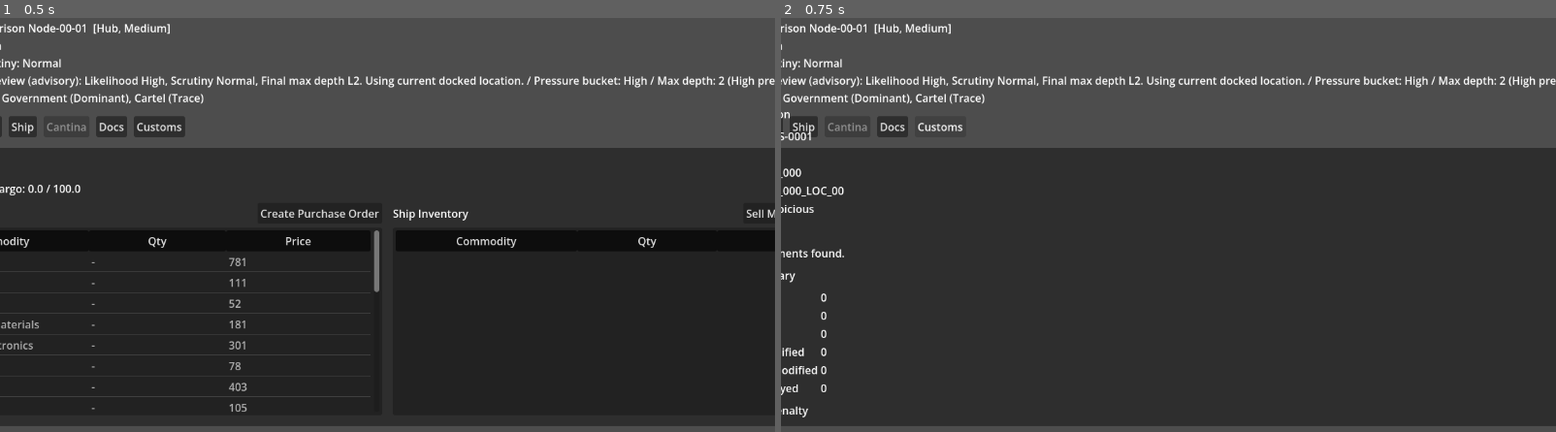
Above: before the commit, frames 1-2 (left to right).
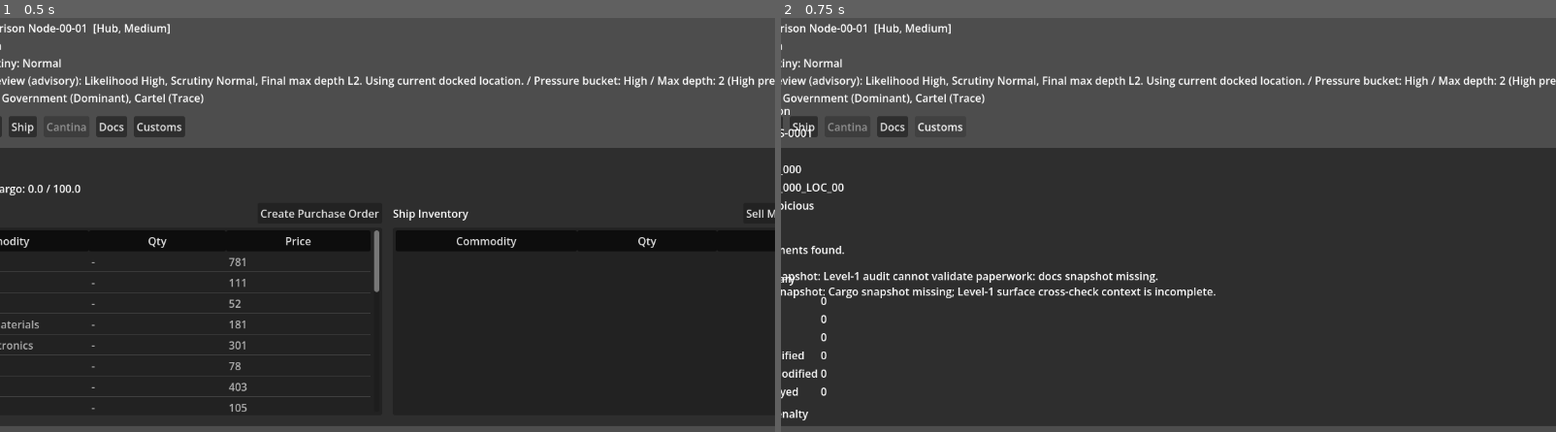
Above: after the commit, the same moments.

Repository: DKyd/Tiny-Cormorant
Game: Godot game, scene res://scenes/Port.tscn
Same seed, same stepped clock (60 frames per second), same inputs: the game is played once before the commit and once after it. This scene is started directly instead of the project's main scene.
Inputs:
- Up to frame 1 (0.5 s): no input
- Up to frame 2 (0.75 s): click "Customs" at 0.5 s

Frame 1 is identical in both runs. In frame 2, 1.9% of the frame differs, in the area x 0-57%, y 21-98%.

Commit message:
issue-0108: Surface Level 1 audit UI readout

Diff:
--- a/scenes/ui/CustomsInspectionPanel.tscn
+++ b/scenes/ui/CustomsInspectionPanel.tscn
@@ -1,6 +1,7 @@
-[gd_scene load_steps=2 format=3 uid="uid://c5g3h3k2x6w0l"]
+[gd_scene load_steps=3 format=3 uid="uid://c5g3h3k2x6w0l"]
 
 [ext_resource type="Script" path="res://scripts/ui/CustomsInspectionPanel.gd" id="1_2c5ux"]
+[ext_resource type="PackedScene" path="res://scenes/ui/SurfaceAuditPanel.tscn" id="2_surface"]
 
 [node name="CustomsInspectionPanel" type="Control"]
 layout_mode = 3
@@ -84,6 +85,9 @@
 fit_content = true
 text = "None"
 
+[node name="SurfaceAuditPanel" parent="MarginContainer/VBoxContainer" instance=ExtResource("2_surface")]
+layout_mode = 2
+
 [node name="DocSummaryLabel" type="Label" parent="MarginContainer/VBoxContainer"]
 layout_mode = 2
 text = "Document Summary"
--- /dev/null
+++ b/scenes/ui/SurfaceAuditPanel.tscn
@@ -0,0 +1,41 @@
+[gd_scene load_steps=2 format=3]
+
+[ext_resource type="Script" path="res://scripts/ui/SurfaceAuditPanel.gd" id="1_saudit"]
+
+[node name="SurfaceAuditPanel" type="Control"]
+layout_mode = 3
+anchors_preset = 15
+anchor_right = 1.0
+anchor_bottom = 1.0
+grow_horizontal = 2
+grow_vertical = 2
+script = ExtResource("1_saudit")
+
+[node name="MarginContainer" type="MarginContainer" parent="."]
+layout_mode = 1
+anchors_preset = 15
+anchor_right = 1.0
+anchor_bottom = 1.0
+grow_horizontal = 2
+grow_vertical = 2
+theme_override_constants/margin_left = 4
+theme_override_constants/margin_top = 4
+theme_override_constants/margin_right = 4
+theme_override_constants/margin_bottom = 4
+
+[node name="VBoxContainer" type="VBoxContainer" parent="MarginContainer"]
+layout_mode = 2
+theme_override_constants/separation = 6
+
+[node name="TitleLabel" type="Label" parent="MarginContainer/VBoxContainer"]
+layout_mode = 2
+text = "Surface Audit"
+
+[node name="StatusValue" type="Label" parent="MarginContainer/VBoxContainer"]
+layout_mode = 2
+text = "No audit available"
+
+[node name="FindingsText" type="RichTextLabel" parent="MarginContainer/VBoxContainer"]
+layout_mode = 2
+fit_content = true
+text = "No Level 1 surface audit payload was attached to this inspection."
--- a/scripts/Port.gd
+++ b/scripts/Port.gd
@@ -1,5 +1,7 @@
 # res://scripts/Port.gd
 extends Control
+
+const CustomsLevel1Audit = preload("res://scripts/customs/CustomsLevel1Audit.gd")
 
 @onready var title_label: Label = $MarginContainer/VBoxContainer/HeaderRow/TitleLabel
 @onready var system_info_label: Label = $MarginContainer/VBoxContainer/HeaderRow/SystemInfoLabel
@@ -450,6 +452,8 @@
 		"system_id": GameState.current_system_id,
 		"location_id": GameState.current_location_id,
 	})
+	if not report.has("level1_audit"):
+		report["level1_audit"] = _build_level1_audit_snapshot("PORT_CUSTOMS_INSPECTION")
 
 	Log.add_entry("Customs inspection requested: %s." % str(report.get("classification", "unknown")), "CUSTOMS")
 	_show_customs_inspection(report)
@@ -478,3 +482,16 @@
 	# IMPORTANT: call after add_child so @onready vars exist
 	if panel.has_method("set_report"):
 		panel.call_deferred("set_report", report)
+
+
+func _build_level1_audit_snapshot(action: String) -> Dictionary:
+	var chain_snapshot: Dictionary = GameState.get_freightdoc_chain_snapshot()
+	var context := {
+		"system_id": GameState.current_system_id,
+		"location_id": GameState.current_location_id,
+		"action": action,
+		"tick": int(chain_snapshot.get("tick", GameState.time_tick)),
+		"docs": chain_snapshot.get("docs", {}),
+		"cargo": GameState.cargo.duplicate(true),
+	}
+	return CustomsLevel1Audit.build_level1_audit(context)
--- a/scripts/ui/CustomsInspectionPanel.gd
+++ b/scripts/ui/CustomsInspectionPanel.gd
@@ -9,6 +9,7 @@
 @onready var location_value: Label = $MarginContainer/VBoxContainer/MetaGrid/LocationValue
 @onready var classification_value: Label = $MarginContainer/VBoxContainer/MetaGrid/ClassificationValue
 @onready var reasons_text: RichTextLabel = $MarginContainer/VBoxContainer/ReasonsText
+@onready var surface_audit_panel: SurfaceAuditPanel = $MarginContainer/VBoxContainer/SurfaceAuditPanel
 @onready var docs_considered_value: Label = $MarginContainer/VBoxContainer/DocSummaryGrid/DocsConsideredValue
 @onready var destroyed_docs_value: Label = $MarginContainer/VBoxContainer/DocSummaryGrid/DestroyedDocsValue
 @onready var min_authenticity_value: Label = $MarginContainer/VBoxContainer/DocSummaryGrid/MinAuthenticityValue
@@ -39,6 +40,8 @@
 	classification_value.text = str(report.get("classification", "-"))
 
 	reasons_text.text = _format_reasons(report.get("reasons", []))
+	if surface_audit_panel:
+		surface_audit_panel.set_audit(report.get("level1_audit", {}))
 
 	var doc_summary: Dictionary = report.get("doc_summary", {})
 	docs_considered_value.text = str(doc_summary.get("num_docs_considered", 0))
@@ -60,6 +63,8 @@
 	location_value.text = "-"
 	classification_value.text = "-"
 	reasons_text.text = "None"
+	if surface_audit_panel:
+		surface_audit_panel.set_audit({})
 	docs_considered_value.text = "0"
 	destroyed_docs_value.text = "0"
 	min_authenticity_value.text = "0"
--- /dev/null
+++ b/scripts/ui/SurfaceAuditPanel.gd
@@ -0,0 +1,65 @@
+extends Control
+class_name SurfaceAuditPanel
+
+@onready var status_value: Label = $MarginContainer/VBoxContainer/StatusValue
+@onready var findings_text: RichTextLabel = $MarginContainer/VBoxContainer/FindingsText
+
+var _reported_malformed_payload: bool = false
+
+
+func _ready() -> void:
+	findings_text.bbcode_enabled = false
+	set_audit({})
+
+
+func set_audit(audit_payload: Dictionary) -> void:
+	if audit_payload.is_empty():
+		status_value.text = "No audit available"
+		findings_text.text = "No Level 1 surface audit payload was attached to this inspection."
+		return
+
+	var findings_variant = audit_payload.get("findings", null)
+	if not (findings_variant is Array):
+		_set_malformed_payload()
+		return
+
+	var classification: String = String(audit_payload.get("classification", "")).strip_edges().to_lower()
+	match classification:
+		"clean":
+			status_value.text = "PASS"
+		"invalid", "suspicious":
+			status_value.text = "WARN"
+		_:
+			status_value.text = "WARN"
+
+	var findings: Array = findings_variant
+	if findings.is_empty():
+		findings_text.text = "No Level 1 findings."
+		return
+
+	var lines: Array[String] = []
+	for finding_variant in findings:
+		if not (finding_variant is Dictionary):
+			continue
+		var finding: Dictionary = finding_variant
+		var code: String = String(finding.get("code", finding.get("finding_id", "finding"))).strip_edges()
+		if code == "":
+			code = "finding"
+		var message: String = String(finding.get("message", "")).strip_edges()
+		if message == "":
+			message = "No message provided."
+		lines.append("- %s: %s" % [code, message])
+
+	if lines.is_empty():
+		findings_text.text = "No Level 1 findings."
+		return
+
+	findings_text.text = "\n".join(lines)
+
+
+func _set_malformed_payload() -> void:
+	status_value.text = "WARN"
+	findings_text.text = "Level 1 audit payload is malformed."
+	if _reported_malformed_payload:
+		return
+	_reported_malformed_payload = true
Not shown, changed: codex/runs/ACTIVE_RUN.txt
Not shown, added: codex/runs/issue-0108-surface-level1-audit-ui/job.md
Not shown, added: codex/runs/issue-0108-surface-level1-audit-ui/results.md
